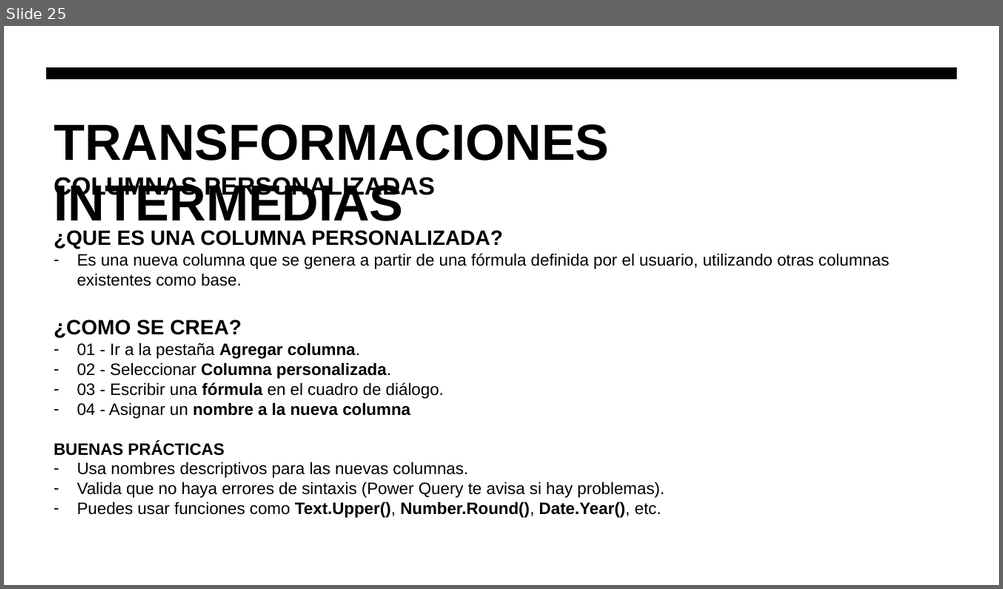
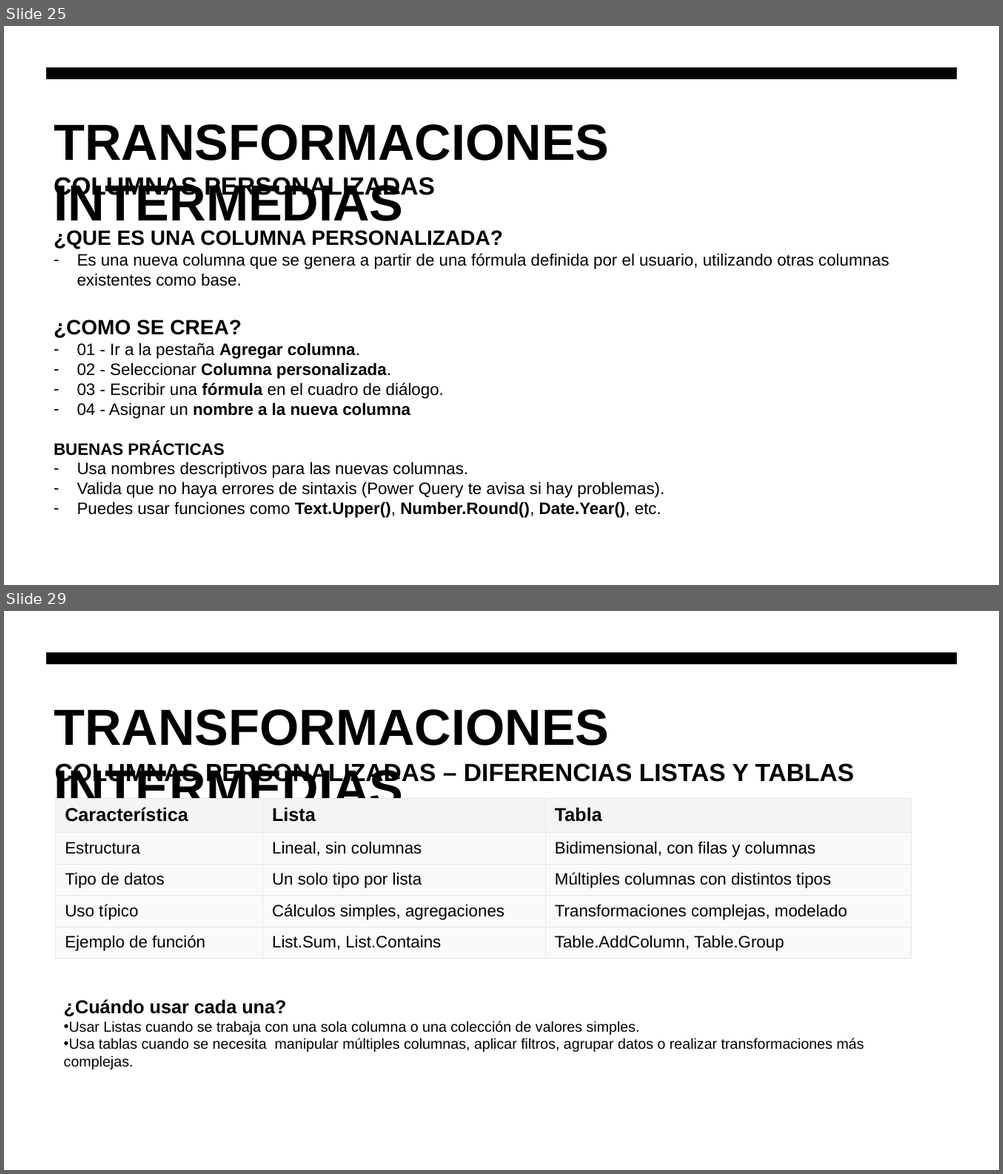
Before and after one commit to EnriqRP/PowerBI, a slide deck: 02 - Transformación Datos/Analítica de datos - Sesion 04.pptx. Shown one above the other, each under a label of ours: slide 25 before the commit, slides 25 and 29 after it; the slides between them are not shown. The pictures are 1003x589 and 1003x1174 pixels, drawn with LibreOffice and Linux fonts; fonts in the diff are those of the drawing. Boxes give left, top, right and bottom in pixels: in the first picture for what was removed or moved away, otherwise in the second. Text is boxed around its words. In the diff, an @@ line names an element or a change of style, - is before the commit and + after.

```diff
--- a/02 - Transformación Datos/Analítica de datos - Sesion 04.pptx
+++ b/02 - Transformación Datos/Analítica de datos - Sesion 04.pptx
@@ slide 29 added at (4, 611, 999, 1170), background #FFFFFF; not listed: 1 template element that a slide beside it also shows @@
@@ title added at (54, 709, 609, 816), 49 pt, text #000000, bold @@
+TRANSFORMACIONES INTERMEDIAS
@@ text added at (55, 761, 854, 786), 24 pt, text #000000, bold @@
+COLUMNAS PERSONALIZADAS – DIFERENCIAS LISTAS Y TABLAS
@@ table added at (56, 799, 911, 959), 5 rows, 3 columns @@
+Característica | Lista | Tabla
+Estructura | Lineal, sin columnas | Bidimensional, con filas y columnas
+Tipo de datos | Un solo tipo por lista | Múltiples columnas con distintos tipos
+Uso típico | Cálculos simples, agregaciones | Transformaciones complejas, modelado
+Ejemplo de función | List.Sum, List.Contains | Table.AddColumn, Table.Group
@@ text added at (64, 999, 864, 1070), 14 pt, text #000000 @@
+¿Cuándo usar cada una?
+• Usar Listas cuando se trabaja con una sola columna o una colección de valores simples.
+• Usa tablas cuando se necesita manipular múltiples columnas, aplicar filtros, agrupar datos o realizar transformaciones más complejas.
```
Also in this commit, not shown: 3 other slides added.
